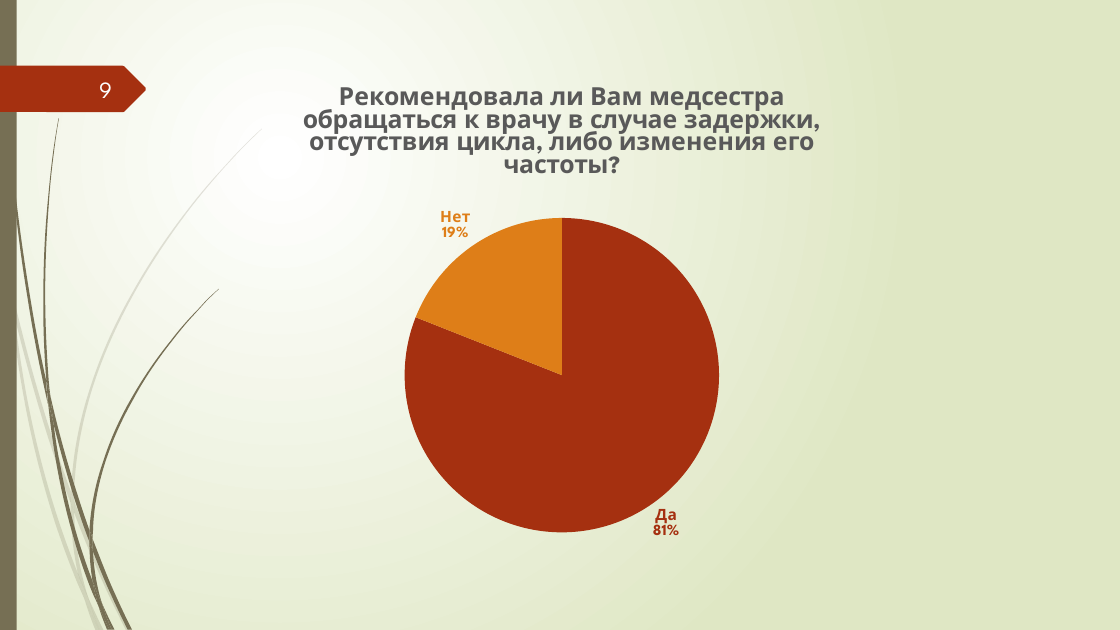
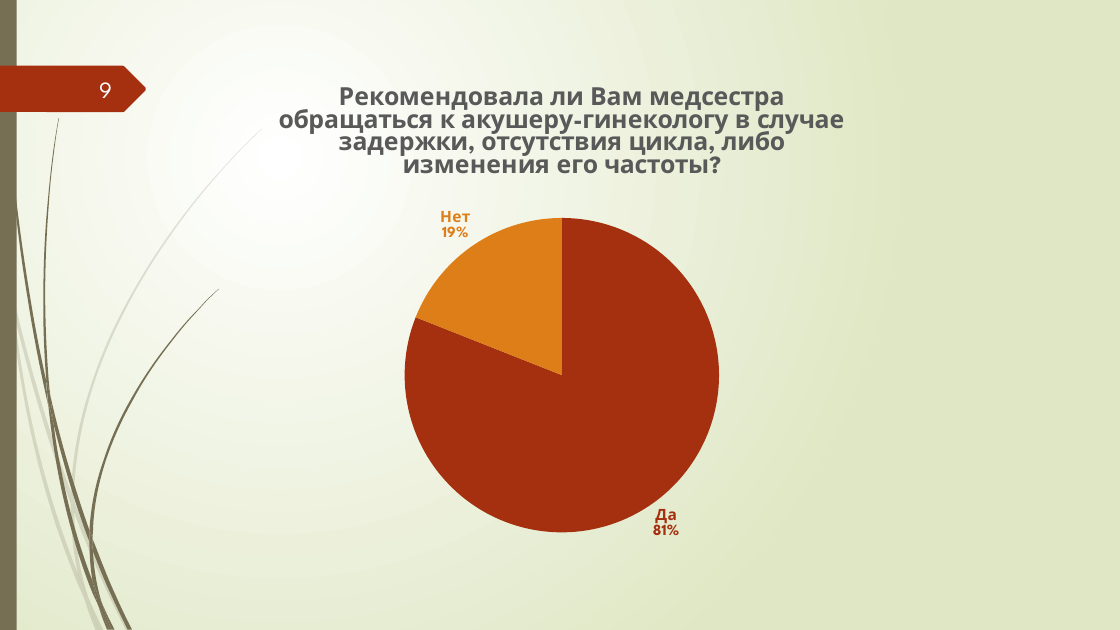
Before and after one commit to cottarius/kate-kurs, a slide deck: slide 9 of ProkopenkoES.ppsx. Drawn at 1120x630 pixels with LibreOffice and Linux fonts; fonts in the diff are those of the drawing. Boxes give left, top, right and bottom in pixels: in the first picture for what was removed or moved away, otherwise in the second. Text is boxed around its words. In the diff, an @@ line names an element or a change of style, - is before the commit and + after.

```diff
--- a/ProkopenkoES.ppsx
+++ b/ProkopenkoES.ppsx
@@ pie chart at (188, 66, 935, 565) @@
@@ title "Рекомендовала ли Вам медсестра обращаться к врачу в случае задержки, отсутствия цикла, либо изменения его частоты?" to "Рекомендовала ли Вам медсестра обращаться к акушеру-гинекологу в случае задержки, отсутствия цикла, либо изменения его частоты? " @@
-Рекомендовала ли Вам медсестра обращаться к врачу в случае задержки, отсутствия цикла, либо изменения его частоты?: 81, 19, -, -
+Series 1: 81, 19, -, -
```
Also in this commit, not shown: 2 other slides changed, 2 other files.
